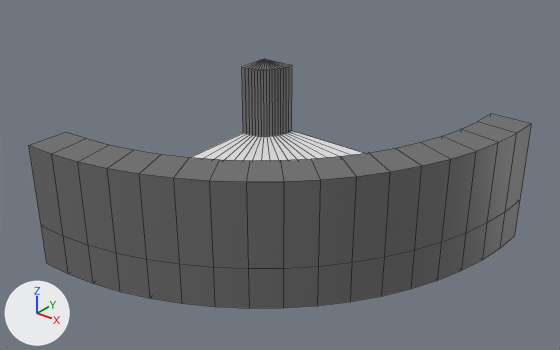
The FBX model Models/track_tileset_pieces/blockin/blockin_turn32x32_wall_sides.fbx: old version first, new version second.
Before and after are seen from a camera (50 mm lens) standing at (4.75, -6.07, 4.2) and looking at (-0.1, -0.02, 0.45). Arrows for +X, +Y and +Z are at lower left; the lights stay in place. Mesh edges are drawn as thin lines. Where no turn or scale is listed for an object, it has been applied to the vertices.

Names of what the first picture shows: 'turn32x32_wall_sides'.
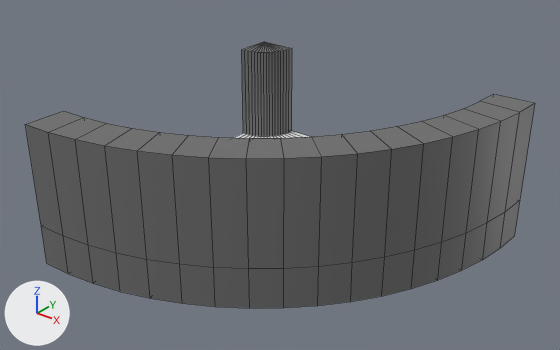
Location of each change, (x1, y1, x2, y2) in pixels of the pictures (560 x 350 px; the box of a moved part takes in the faces that stretch with it):
'turn32x32_wall_sides', reshaped (7% taller): before (29, 59, 531, 308); after (25, 42, 535, 308)
part 1 of me_turn32x32_wall_sides, moved or reshaped: before (29, 114, 531, 184); after (25, 94, 535, 184)
part 2 of me_turn32x32_wall_sides, moved or reshaped: before (242, 59, 292, 136); after (242, 42, 292, 136)

Edits to the bpy script that builds the scene:
```text
Change me_turn32x32_wall_sides:
    used by ob_turn32x32_wall_sides; location = (0.0, 0.0, 0.0)
    remove me_turn32x32_wall_sides.from_pydata(...)  # 165 vertices, 180 faces; spans x -1.92..1.92, y -1.92..1.92, z -0.48..0.96
    add me_turn32x32_wall_sides.from_pydata(...)  # 165 vertices, 180 faces; spans x -1.92..1.92, y -1.92..1.92, z -0.48..1.2
    me_turn32x32_wall_sides part 1: 36 of the vertices in x -1.92..1.92, y -1.92..1.92, z 0.96 are moved by (0.0, 0.0, 0.24)
    me_turn32x32_wall_sides part 2: all 19 vertices in x -1.92..-1.44, y 1.44..1.92, z 0.96 are moved by (0.0, 0.0, 0.24)
```
